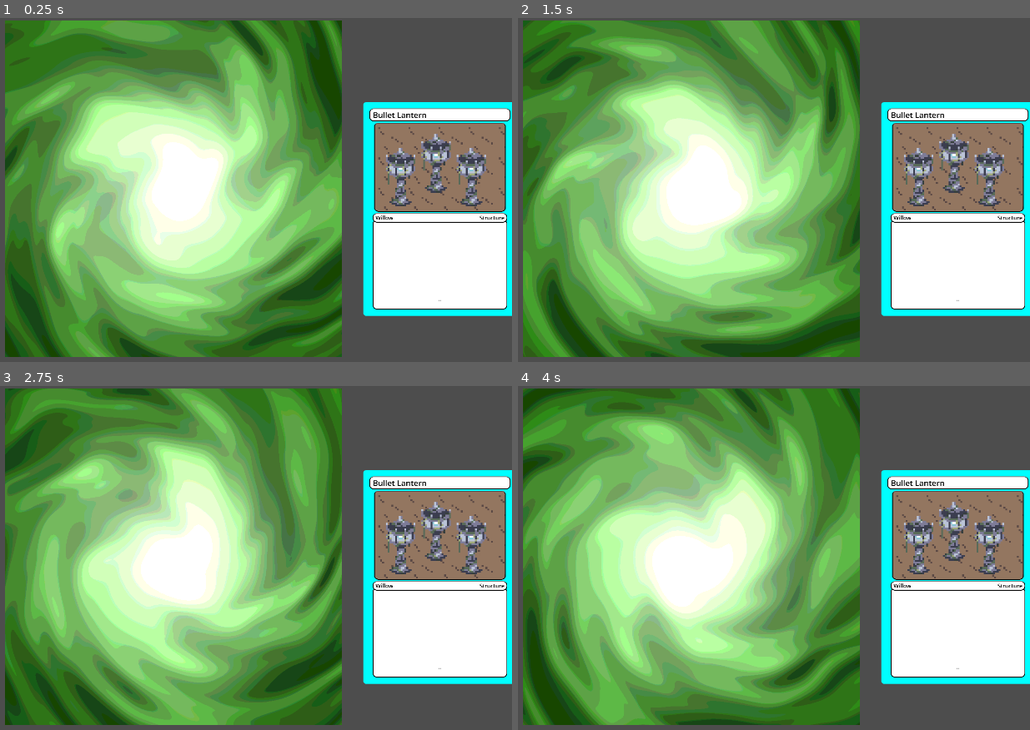
Above: before the commit, frames 1-4 (two rows, left to right).
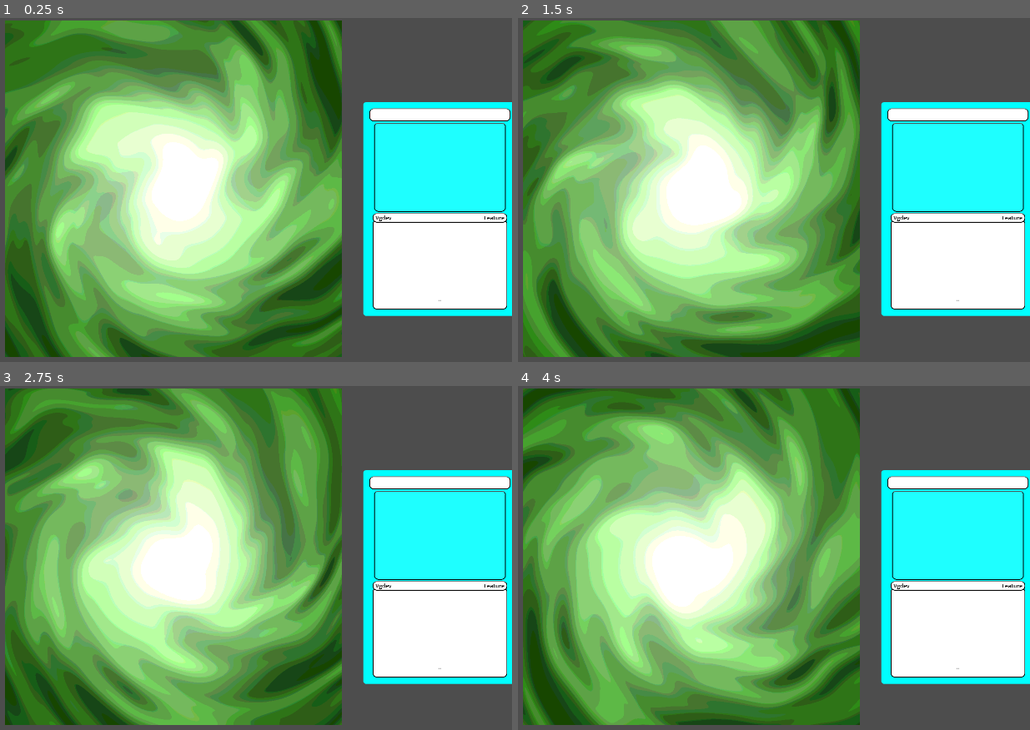
Above: after the commit, the same moments.

Repository: Maurdeer/VGDimensions
Game: Godot game, scene res://_scenes/main.tscn
The game is run twice, just before and just after one commit, with the same random seed, the same clock (stepped at 60 frames per second) and the same inputs.
Inputs (mouse positions are in pixels of both pictures, inside the frame that each line leads up to):
- Up to frame 1 (0.25 s): no input
- Up to frame 2 (1.5 s): tap Enter at 0.5 s; move the mouse to (845, 186) at 0.52 s; tap F (flip) at 0.6 s; click (845, 186) at 0.67 s; drag from (564, 224) to (661, 279) at 1.27 s
- Up to frame 3 (2.75 s): move the mouse to (245, 489) at 2.02 s; tap F (flip) at 2.1 s; click (245, 489) at 2.17 s
- Up to frame 4 (4 s): drag from (661, 647) to (outside the picture) at 2.77 s; move the mouse to (896, 630) at 3.52 s; tap F (flip) at 3.6 s; click (896, 630) at 3.67 s

The runs differ from the first frame. In frame 1, 6.6% of the frame differs, in the area x 72-99%, y 27-60%; in frame 2, 6.6%; in frame 3, 6.6%; in frame 4, 6.6%.

Commit message:
Willow stuff gu

Diff:
--- a/_scenes/card/card_visualizer.tscn
+++ b/_scenes/card/card_visualizer.tscn
@@ -1,11 +1,11 @@
-[gd_scene load_steps=24 format=3 uid="uid://bufxhut03l01j"]
+[gd_scene load_steps=25 format=3 uid="uid://bufxhut03l01j"]
 
 [ext_resource type="Script" uid="uid://dq2rgaxh8ri4t" path="res://_scripts/card/card_visualizer.gd" id="1_51wi6"]
-[ext_resource type="Resource" uid="uid://dupxrk8ncmqe4" path="res://cards/BulletLantern.tres" id="2_8lnxd"]
+[ext_resource type="Script" uid="uid://cyxcnkyv5m57c" path="res://_scripts/card/bullet_resource.gd" id="2_8lnxd"]
 [ext_resource type="PackedScene" uid="uid://duo3p8powrn74" path="res://_scenes/card/bullet_visualizer.tscn" id="2_dkm5d"]
+[ext_resource type="Script" uid="uid://cg5eo4ycbga2u" path="res://_scripts/resources/CardResource.gd" id="3_r8tiv"]
 [ext_resource type="Texture2D" uid="uid://bvpweyg4quhuk" path="res://art/blankcard.png" id="4_dkm5d"]
 [ext_resource type="Texture2D" uid="uid://cw6ccessege6d" path="res://art/card_ui/card_img_bkg.png" id="6_8lnxd"]
-[ext_resource type="Texture2D" uid="uid://tf162gxo2o30" path="res://art/card_art/Willow/BulletLantern.png" id="6_r8tiv"]
 [ext_resource type="Texture2D" uid="uid://h28ibhh3pxam" path="res://art/card_ui/cardimage_frame.png" id="7_r8tiv"]
 [ext_resource type="Texture2D" uid="uid://cmnhoqlxq5vvd" path="res://art/card_ui/effects_frame copy 3.png" id="8_m0jti"]
 [ext_resource type="Texture2D" uid="uid://dad06w6id2pkd" path="res://art/card_ui/heart.png" id="9_tbra6"]
@@ -18,6 +18,10 @@
 [ext_resource type="Texture2D" uid="uid://jq3s8k0wq1wt" path="res://art/card_ui/typing_frame.png" id="13_deg38"]
 [ext_resource type="Texture2D" uid="uid://bqqkvq20w5r7w" path="res://art/card_ui/stack_icon copy.png" id="14_r8tiv"]
 [ext_resource type="Texture2D" uid="uid://um134rv7t03" path="res://art/card_ui/discard_icon copy.png" id="15_m0jti"]
+
+[sub_resource type="Resource" id="Resource_8lnxd"]
+script = ExtResource("3_r8tiv")
+metadata/_custom_type_script = "uid://cg5eo4ycbga2u"
 
 [sub_resource type="LabelSettings" id="LabelSettings_e258s"]
 font_size = 50
@@ -55,7 +59,7 @@
 [node name="card_visualizer" type="Sprite2D"]
 scale = Vector2(0.177, 0.177)
 script = ExtResource("1_51wi6")
-card_resource = ExtResource("2_8lnxd")
+card_resource = SubResource("Resource_8lnxd")
 bullet_scene = ExtResource("2_dkm5d")
 
 [node name="card_background" type="Sprite2D" parent="."]
@@ -76,7 +80,6 @@
 texture = ExtResource("6_8lnxd")
 
 [node name="card_art" type="Sprite2D" parent="card_art_container"]
-texture = ExtResource("6_r8tiv")
 
 [node name="image_frame" type="Sprite2D" parent="."]
 position = Vector2(0, -536.723)
@@ -363,7 +366,6 @@
 offset_bottom = -13.0
 grow_horizontal = 2
 grow_vertical = 2
-text = "Bullet Lantern"
 label_settings = SubResource("LabelSettings_l8rp0")
 
 [node name="description_frame" type="Sprite2D" parent="."]
@@ -412,7 +414,7 @@
 offset_bottom = -7.1432
 grow_horizontal = 2
 grow_vertical = 2
-text = "Willow"
+text = "Vgdev"
 label_settings = SubResource("LabelSettings_auvip")
 vertical_alignment = 1
 metadata/_edit_use_anchors_ = true
@@ -429,7 +431,7 @@
 offset_bottom = -7.1432
 grow_horizontal = 2
 grow_vertical = 2
-text = "Structure"
+text = "Feature"
 label_settings = SubResource("LabelSettings_auvip")
 horizontal_alignment = 2
 vertical_alignment = 1
